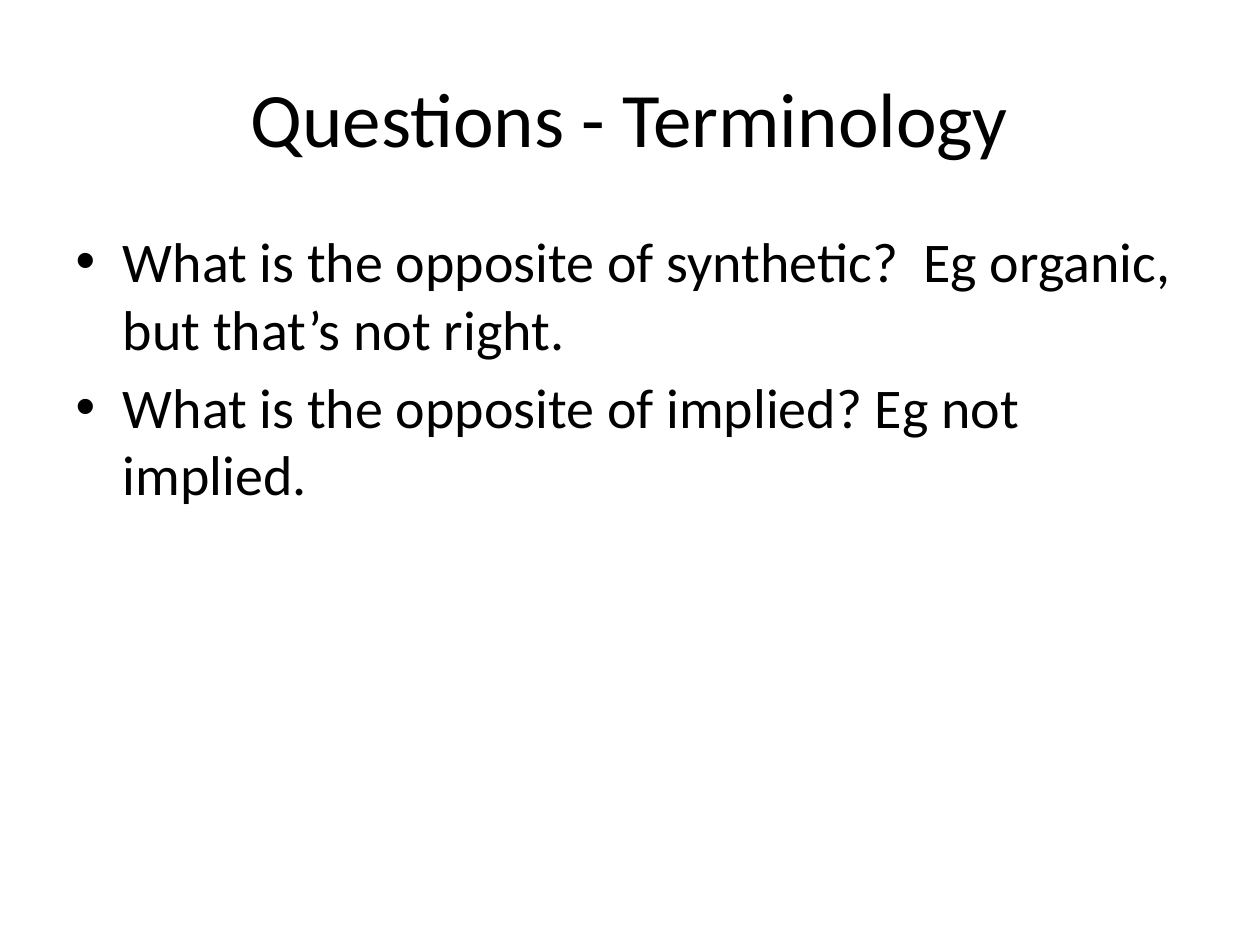
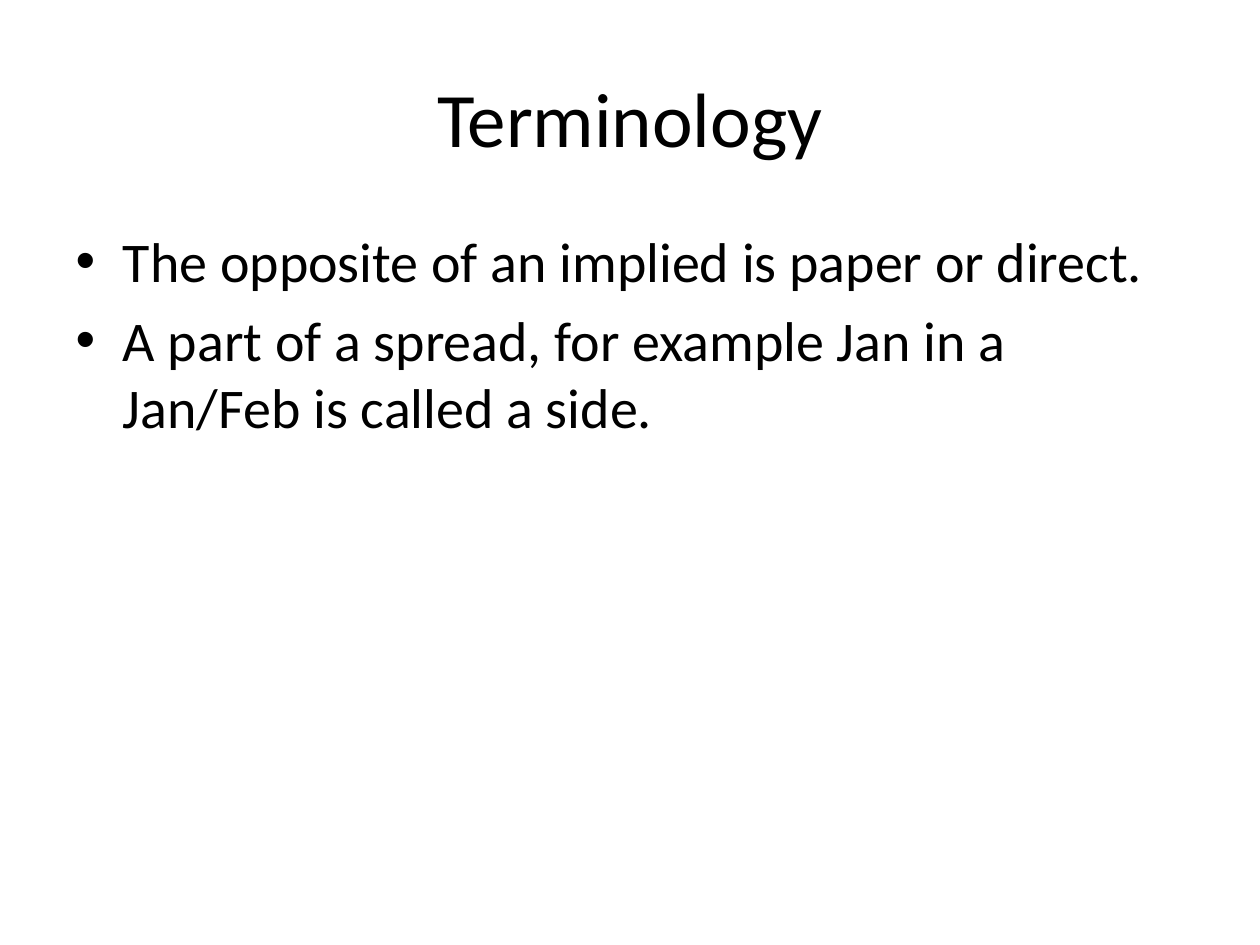
Before and after one commit to benofben/implier, a slide deck: slide 15 of doc/Implier - Arbitrage Examples.pptx. Drawn at 1260x945 pixels with LibreOffice and Linux fonts; fonts in the diff are those of the drawing. Boxes give left, top, right and bottom in pixels: in the first picture for what was removed or moved away, otherwise in the second. Text is boxed around its words. In the diff, an @@ line names an element or a change of style, - is before the commit and + after.

Commit message:
update examples

```diff
--- a/doc/Implier - Arbitrage Examples.pptx
+++ b/doc/Implier - Arbitrage Examples.pptx
@@ title at [437, 93, 822, 161]: text changed @@
-Questions - Terminology
+Terminology
@@ text at [123, 243, 1142, 431]: text changed @@
-• What is the opposite of synthetic? Eg organic, but that’s not right.
-• What is the opposite of implied? Eg not implied.
+• The opposite of an implied is paper or direct.
+• A part of a spread, for example Jan in a Jan/Feb is called a side.
```
Also in this commit, not shown: 3 other slides changed.
